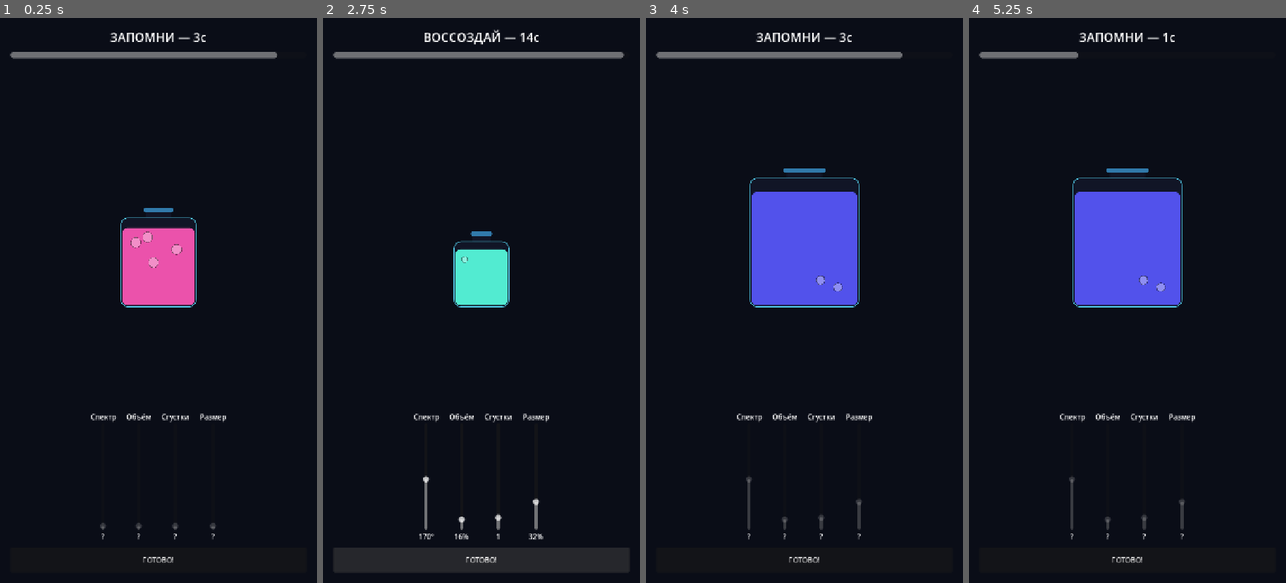
Above: before the commit, frames 1-4 (left to right).
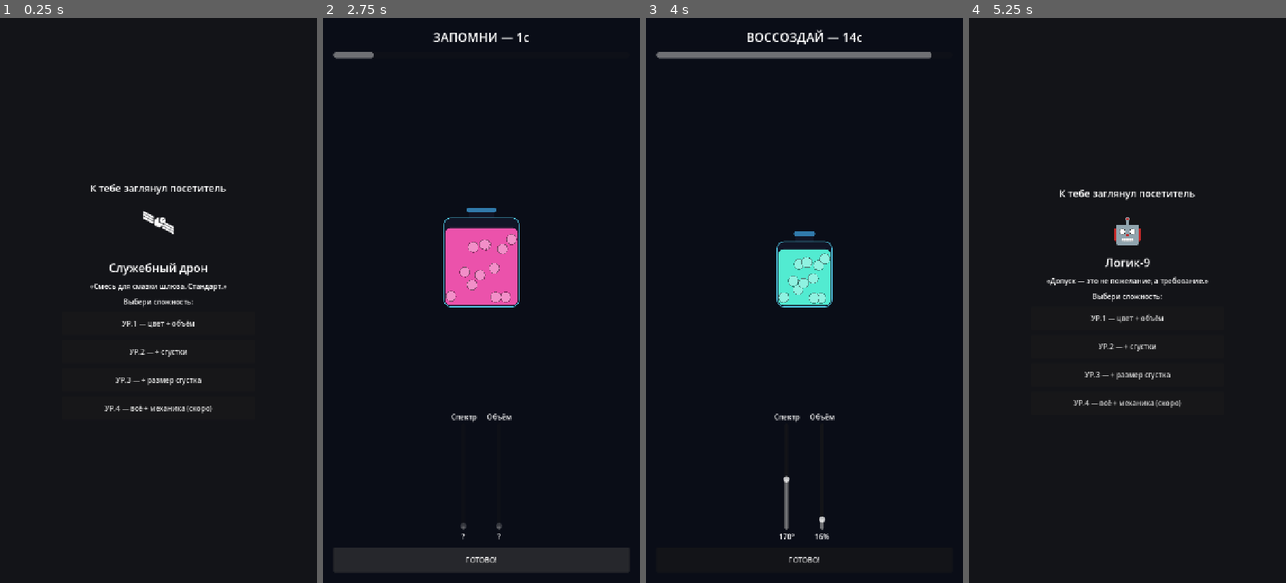
Above: after the commit, the same moments.

Repository: wtoday92-commits/potion-game
Game: Godot game, scene res://scenes/main.tscn
Same seed, same stepped clock (60 frames per second), same inputs: the game is played once before the commit and once after it.
Inputs (mouse positions are in pixels of both pictures, inside the frame that each line leads up to):
- Up to frame 1 (0.25 s): no input
- Up to frame 2 (2.75 s): click (481, 323) at 0.5 s, where only the run after the commit has a clickable "УР.1 — цвет + объём"; click "ГОТОВО!" at 1.25 s; click "ГОТОВО!" at 2 s
- Up to frame 3 (4 s): click "ГОТОВО!" at 2.75 s; click (804, 340) at 3.5 s, where only the run before the commit has a clickable "Ещё раз"
- Up to frame 4 (5.25 s): tap Enter at 4.25 s; click (1127, 334) at 5 s, where only the run after the commit has a clickable "Дальше →"

The runs differ from the first frame. In frame 1, 6.5% of the frame differs, in the area x 3-88%, y 2-97%; in frame 2, 5.5%; in frame 3, 8.2%; in frame 4, 9.1%, in the area x 3-76%, y 2-97%.

Commit message:
Phase 2: character select + per-level difficulty (active sliders)
- New selection screen: a visitor (placeholder NPC + flavor) and four
  difficulty buttons. Picking a level starts the round.
- Difficulty gates which sliders are active/scored: lvl1 = spectrum+volume,
  lvl2 += blob count, lvl3 += blob size, lvl4 = all (unique mechanic later).
  Inactive params are hidden and held at the target (not scored).
- Blob count minimum is now 1 (no empty potions).
- Result shows the NPC + level and leads back to the selection screen.

Co-Authored-By: Claude Opus 4.8 <noreply@anthropic.com>

Diff:
--- a/scripts/main.gd
+++ b/scripts/main.gd
@@ -1,19 +1,41 @@
 extends Control
-## Ядро игрового цикла (этап 1):
-##   ЗАПОМНИ (показ цели, таймер) -> ВОССОЗДАЙ (ползунки, таймер) -> РЕЙТИНГ.
-## Обе фазы с ВИДИМЫМ таймером (полоса + секунды); по нулю — авто-переход/финиш.
-## UI строится кодом (надёжно для первого запуска), позже вынесем в сцены.
+## Этап 2: экран выбора (персонаж + сложность УР.1-4) и разный набор
+## доступных ползунков по уровню. Цикл раунда — как в этапе 1
+## (ЗАПОМНИ -> ВОССОЗДАЙ с таймерами -> РЕЙТИНГ).
 
 const PotionJarScene := preload("res://scenes/potion_jar.tscn")
 
-# Параметры зелья (как в оригинале): цвет, объём СОСУДА, число сгустков, размер сгустка.
+# Параметры зелья. count.min = 1 (нулевых сгустков не бывает).
 const PARAMS := {
 	"color":  {"min": 0.0,  "max": 360.0, "step": 5.0, "weight": 1.0, "label": "Спектр",  "suffix": "°"},
 	"volume": {"min": 10.0, "max": 100.0, "step": 1.0, "weight": 1.0, "label": "Объём",   "suffix": "%"},
-	"count":  {"min": 0.0,  "max": 12.0,  "step": 1.0, "weight": 0.8, "label": "Сгустки", "suffix": ""},
+	"count":  {"min": 1.0,  "max": 12.0,  "step": 1.0, "weight": 0.8, "label": "Сгустки", "suffix": ""},
 	"bsize":  {"min": 10.0, "max": 100.0, "step": 2.0, "weight": 0.6, "label": "Размер",  "suffix": "%"},
 }
 const ORDER: Array = ["color", "volume", "count", "bsize"]
+
+# Какие ползунки активны (доступны и учитываются) на каждом уровне сложности.
+const ACTIVE := {
+	1: ["color", "volume"],
+	2: ["color", "volume", "count"],
+	3: ["color", "volume", "count", "bsize"],
+	4: ["color", "volume", "count", "bsize"],
+}
+const LEVEL_DESC := {
+	1: "УР.1 — цвет + объём",
+	2: "УР.2 — + сгустки",
+	3: "УР.3 — + размер сгустка",
+	4: "УР.4 — всё + механика (скоро)",
+}
+
+# Заглушки персонажей (этап 3 вынесет в ресурсы .tres).
+const NPCS := [
+	{"emoji": "🛰", "name": "Служебный дрон",  "flavor": "Смесь для смазки шлюза. Стандарт."},
+	{"emoji": "🐙", "name": "Тентаклоид",       "flavor": "Что-нибудь... со вкусом. Удиви."},
+	{"emoji": "👽", "name": "Гурман с Веги",     "flavor": "Три глаза — три придирки."},
+	{"emoji": "🤖", "name": "Логик-9",           "flavor": "Допуск — это не пожелание, а требование."},
+	{"emoji": "🎧", "name": "Диджей Пульсар",    "flavor": "Дай что-нибудь под бит."},
+]
 
 const MEMORIZE_S := 2.5
 const CRAFT_S := 14.0
@@ -23,21 +45,32 @@
 var target: Dictionary = {}
 var sliders: Dictionary = {}
 var value_labels: Dictionary = {}
+var slider_cols: Dictionary = {}
+var active: Array = []
+var level: int = 1
+var npc: Dictionary = {}
+
+var round_ui: VBoxContainer
 var jar: Control
 var phase_label: Label
 var phase_bar: ProgressBar
+var select_panel: Panel
+var npc_portrait: Label
+var npc_name: Label
+var npc_flavor: Label
 var result_panel: Panel
 var result_sticker: Label
 var result_detail: Label
+
 var seed_val: int = 0
-var phase: String = "idle"
+var phase: String = "select"
 var phase_left: float = 0.0
 var phase_total: float = 1.0
 
 func _ready() -> void:
 	randomize()
 	_build_ui()
-	_new_round()
+	_show_select()
 
 # ---------- построение интерфейса ----------
 func _build_ui() -> void:
@@ -47,19 +80,20 @@
 	bg.mouse_filter = Control.MOUSE_FILTER_IGNORE
 	add_child(bg)
 
-	var root := VBoxContainer.new()
-	root.set_anchors_preset(Control.PRESET_FULL_RECT)
-	root.offset_left = 24.0
-	root.offset_top = 24.0
-	root.offset_right = -24.0
-	root.offset_bottom = -24.0
-	root.add_theme_constant_override("separation", 14)
-	add_child(root)
+	# ---- UI раунда ----
+	round_ui = VBoxContainer.new()
+	round_ui.set_anchors_preset(Control.PRESET_FULL_RECT)
+	round_ui.offset_left = 24.0
+	round_ui.offset_top = 24.0
+	round_ui.offset_right = -24.0
+	round_ui.offset_bottom = -24.0
+	round_ui.add_theme_constant_override("separation", 14)
+	add_child(round_ui)
 
 	phase_label = Label.new()
 	phase_label.horizontal_alignment = HORIZONTAL_ALIGNMENT_CENTER
 	phase_label.add_theme_font_size_override("font_size", 28)
-	root.add_child(phase_label)
+	round_ui.add_child(phase_label)
 
 	phase_bar = ProgressBar.new()
 	phase_bar.custom_minimum_size = Vector2(0, 14)
@@ -67,24 +101,25 @@
 	phase_bar.max_value = 1.0
 	phase_bar.value = 1.0
 	phase_bar.show_percentage = false
-	root.add_child(phase_bar)
+	round_ui.add_child(phase_bar)
 
 	var jar_center := CenterContainer.new()
 	jar_center.size_flags_vertical = Control.SIZE_EXPAND_FILL
-	root.add_child(jar_center)
+	round_ui.add_child(jar_center)
 	jar = PotionJarScene.instantiate()
 	jar_center.add_child(jar)
 
 	var sliders_row := HBoxContainer.new()
 	sliders_row.alignment = BoxContainer.ALIGNMENT_CENTER
 	sliders_row.add_theme_constant_override("separation", 24)
-	root.add_child(sliders_row)
+	round_ui.add_child(sliders_row)
 
 	for key in ORDER:
 		var p: Dictionary = PARAMS[key]
 		var col := VBoxContainer.new()
 		col.alignment = BoxContainer.ALIGNMENT_CENTER
 		sliders_row.add_child(col)
+		slider_cols[key] = col
 
 		var name_lbl := Label.new()
 		name_lbl.text = p["label"]
@@ -110,22 +145,51 @@
 	done_btn.text = "ГОТОВО!"
 	done_btn.custom_minimum_size = Vector2(0, 56)
 	done_btn.pressed.connect(_on_done)
-	root.add_child(done_btn)
-
-	# ----- оверлей результата -----
-	result_panel = Panel.new()
-	result_panel.set_anchors_preset(Control.PRESET_FULL_RECT)
-	result_panel.visible = false
-	add_child(result_panel)
-
-	var rc := CenterContainer.new()
-	rc.set_anchors_preset(Control.PRESET_FULL_RECT)
-	result_panel.add_child(rc)
-
-	var rv := VBoxContainer.new()
-	rv.alignment = BoxContainer.ALIGNMENT_CENTER
+	round_ui.add_child(done_btn)
+
+	# ---- экран выбора ----
+	select_panel = _make_center_panel()
+	var sv := select_panel.get_node("C/V") as VBoxContainer
+	sv.add_theme_constant_override("separation", 12)
+
+	var title := Label.new()
+	title.text = "К тебе заглянул посетитель"
+	title.horizontal_alignment = HORIZONTAL_ALIGNMENT_CENTER
+	title.add_theme_font_size_override("font_size", 22)
+	sv.add_child(title)
+
+	npc_portrait = Label.new()
+	npc_portrait.horizontal_alignment = HORIZONTAL_ALIGNMENT_CENTER
+	npc_portrait.add_theme_font_size_override("font_size", 72)
+	sv.add_child(npc_portrait)
+
+	npc_name = Label.new()
+	npc_name.horizontal_alignment = HORIZONTAL_ALIGNMENT_CENTER
+	npc_name.add_theme_font_size_override("font_size", 26)
+	sv.add_child(npc_name)
+
+	npc_flavor = Label.new()
+	npc_flavor.horizontal_alignment = HORIZONTAL_ALIGNMENT_CENTER
+	npc_flavor.autowrap_mode = TextServer.AUTOWRAP_WORD_SMART
+	npc_flavor.custom_minimum_size = Vector2(440, 0)
+	sv.add_child(npc_flavor)
+
+	var pick := Label.new()
+	pick.text = "Выбери сложность:"
+	pick.horizontal_alignment = HORIZONTAL_ALIGNMENT_CENTER
+	sv.add_child(pick)
+
+	for lvl in [1, 2, 3, 4]:
+		var b := Button.new()
+		b.text = LEVEL_DESC[lvl]
+		b.custom_minimum_size = Vector2(440, 52)
+		b.pressed.connect(_start_round.bind(lvl))
+		sv.add_child(b)
+
+	# ---- экран результата ----
+	result_panel = _make_center_panel()
+	var rv := result_panel.get_node("C/V") as VBoxContainer
 	rv.add_theme_constant_override("separation", 14)
-	rc.add_child(rv)
 
 	result_sticker = Label.new()
 	result_sticker.horizontal_alignment = HORIZONTAL_ALIGNMENT_CENTER
@@ -137,10 +201,75 @@
 	rv.add_child(result_detail)
 
 	var again := Button.new()
-	again.text = "Ещё раз"
+	again.text = "Дальше →"
 	again.custom_minimum_size = Vector2(0, 48)
-	again.pressed.connect(_new_round)
+	again.pressed.connect(_show_select)
 	rv.add_child(again)
+
+# Панель на весь экран с центрированным VBox по пути "C/V".
+func _make_center_panel() -> Panel:
+	var panel := Panel.new()
+	panel.set_anchors_preset(Control.PRESET_FULL_RECT)
+	panel.visible = false
+	add_child(panel)
+	var c := CenterContainer.new()
+	c.name = "C"
+	c.set_anchors_preset(Control.PRESET_FULL_RECT)
+	panel.add_child(c)
+	var v := VBoxContainer.new()
+	v.name = "V"
+	v.alignment = BoxContainer.ALIGNMENT_CENTER
+	c.add_child(v)
+	return panel
+
+# ---------- экран выбора ----------
+func _show_select() -> void:
+	phase = "select"
+	result_panel.visible = false
+	round_ui.visible = false
+	select_panel.visible = true
+	npc = NPCS[randi() % NPCS.size()]
+	npc_portrait.text = npc["emoji"]
+	npc_name.text = npc["name"]
+	npc_flavor.text = "«%s»" % npc["flavor"]
+
+# ---------- начало раунда ----------
+func _start_round(lvl: int) -> void:
+	level = lvl
+	active = ACTIVE[lvl].duplicate()
+	select_panel.visible = false
+	result_panel.visible = false
+	round_ui.visible = true
+	phase_bar.visible = true
+
+	# показываем только активные ползунки
+	for key in ORDER:
+		slider_cols[key].visible = key in active
+
+	seed_val = randi()
+	target = _random_values()
+	_apply_to_jar(target)          # цель показываем целиком
+	_set_sliders_interactable(false)
+	for key in ORDER:
+		value_labels[key].text = "?"
+	phase = "memorize"
+	phase_total = MEMORIZE_S
+	phase_left = MEMORIZE_S
+	phase_bar.value = 1.0
+
+func _start_recreate() -> void:
+	phase = "recreate"
+	phase_total = CRAFT_S
+	phase_left = CRAFT_S
+	phase_bar.value = 1.0
+	# активные ползунки — в случайное; неактивные держим на цели (не участвуют)
+	var start_vals: Dictionary = _random_values()
+	for key in ORDER:
+		var v: float = start_vals[key] if key in active else float(target[key])
+		sliders[key].set_value_no_signal(v)
+	_set_sliders_interactable(true)
+	_apply_to_jar(_current_values())
+	_update_value_labels(_current_values())
 
 # ---------- таймеры фаз ----------
 func _process(delta: float) -> void:
@@ -157,33 +286,7 @@
 		if phase_left <= 0.0:
 			_finish()
 
-# ---------- цикл раунда ----------
-func _new_round() -> void:
-	result_panel.visible = false
-	phase_bar.visible = true
-	seed_val = randi()
-	target = _random_values()
-	_apply_to_jar(target)
-	_set_sliders_interactable(false)
-	for key in ORDER:
-		value_labels[key].text = "?"    # в фазе показа числа скрыты — игра на память
-	phase = "memorize"
-	phase_total = MEMORIZE_S
-	phase_left = MEMORIZE_S
-	phase_bar.value = 1.0
-
-func _start_recreate() -> void:
-	phase = "recreate"
-	phase_total = CRAFT_S
-	phase_left = CRAFT_S
-	phase_bar.value = 1.0
-	var start_vals: Dictionary = _random_values()
-	for key in ORDER:
-		sliders[key].set_value_no_signal(start_vals[key])
-	_set_sliders_interactable(true)
-	_apply_to_jar(_current_values())
-	_update_value_labels(_current_values())
-
+# ---------- завершение ----------
 func _on_done() -> void:
 	if phase != "recreate":
 		return
@@ -194,27 +297,28 @@
 	var comps: Dictionary = {}
 	var overall: float = 0.0
 	var wsum: float = 0.0
-	for key in ORDER:
+	for key in active:                       # считаем только активные параметры
 		var p: Dictionary = PARAMS[key]
 		var span: float = float(p["max"]) - float(p["min"])
-		var diff: float = abs(sliders[key].value - float(target[key])) / span   # 0..1
-		var sc: float = pow(clampf(1.0 - diff, 0.0, 1.0), 1.6)                   # частичный успех, нелинейно
+		var diff: float = abs(sliders[key].value - float(target[key])) / span
+		var sc: float = pow(clampf(1.0 - diff, 0.0, 1.0), 1.6)
 		comps[key] = sc
 		overall += sc * float(p["weight"])
 		wsum += float(p["weight"])
-	overall = overall / wsum
+	overall = overall / maxf(wsum, 0.001)
 	_show_result(overall, comps)
 
 func _show_result(overall: float, comps: Dictionary) -> void:
 	phase = "result"
+	round_ui.visible = false
 	var sticker: String = "БРАК"
 	if overall >= PERFECT:
 		sticker = "ИДЕАЛ!"
 	elif overall >= GOOD:
 		sticker = "ГОДНО"
 	result_sticker.text = "%s   %d%%" % [sticker, int(round(overall * 100.0))]
-	var lines: Array = []
-	for key in ORDER:
+	var lines: Array = ["%s · %s" % [npc["name"], LEVEL_DESC[level]]]
+	for key in active:
 		lines.append("%s: %d%%" % [PARAMS[key]["label"], int(round(float(comps[key]) * 100.0))])
 	result_detail.text = "\n".join(lines)
 	result_panel.visible = true
@@ -249,7 +353,7 @@
 
 func _update_value_labels(vals: Dictionary) -> void:
 	for key in ORDER:
-		value_labels[key].text = _fmt(key, float(vals[key]))
+		value_labels[key].text = _fmt(key, float(vals[key])) if key in active else "?"
 
 func _fmt(key: String, value: float) -> String:
 	return "%d%s" % [int(round(value)), PARAMS[key]["suffix"]]
